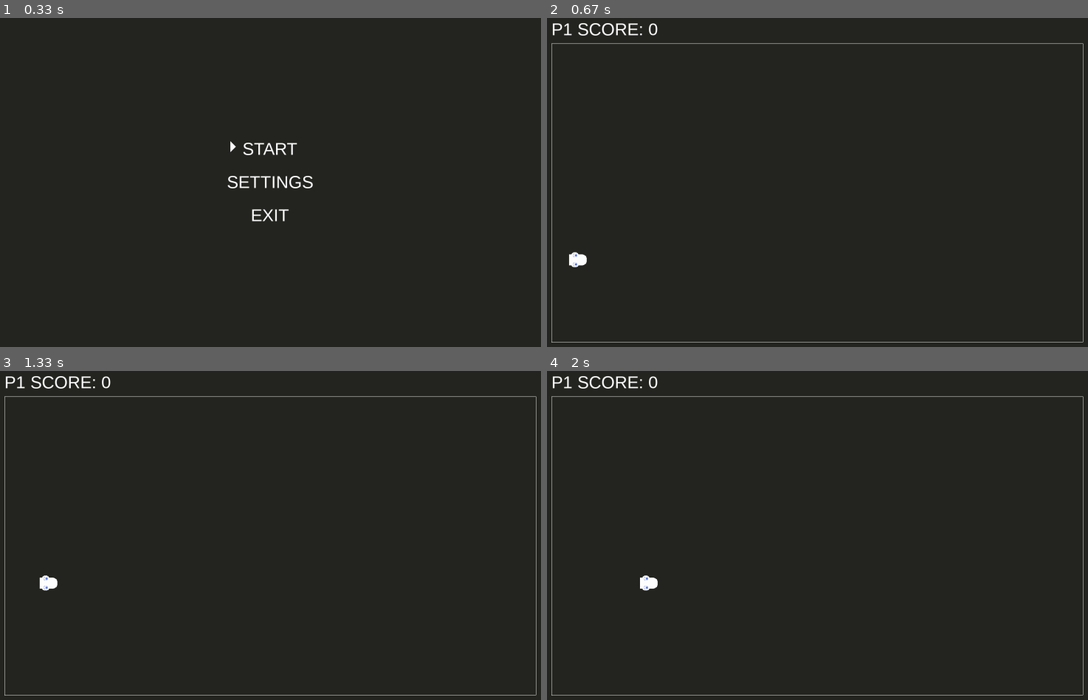
Above: before the commit, frames 1-4 (two rows, left to right).
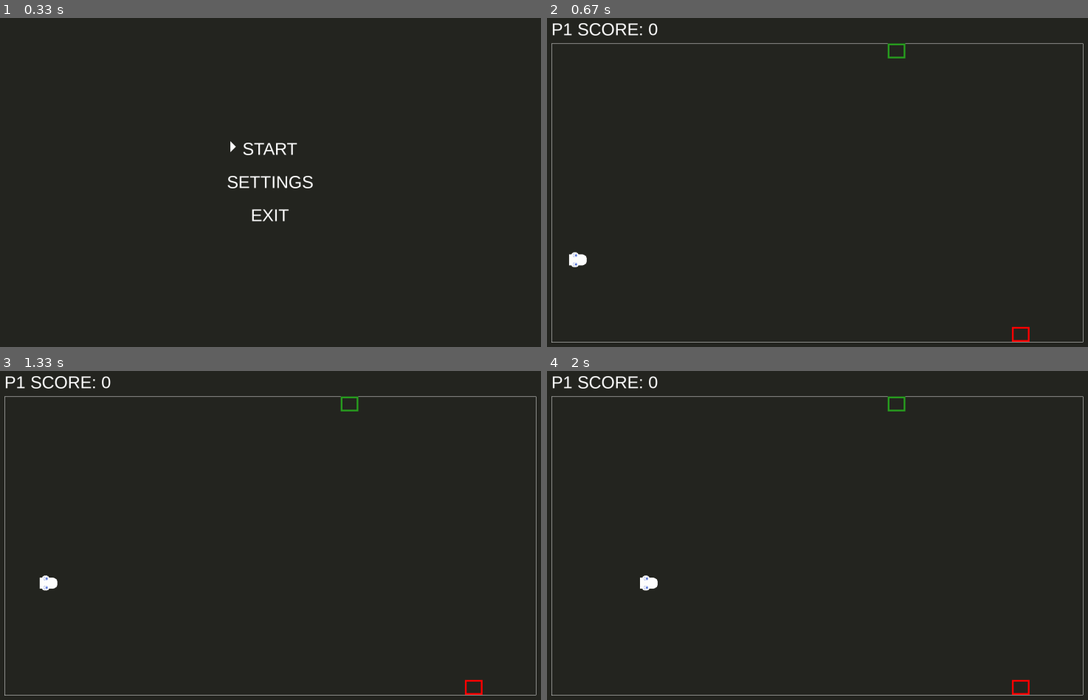
Above: after the commit, the same moments.

Repository: jorenchik/snake-pygame
Game: pygame game, started from index.py
Two runs of this game, one before a commit and one after it. Both use one fixed random seed, a clock stepped at 60 frames per second and the inputs below.
Inputs:
- Up to frame 1 (0.33 s): no input
- Up to frame 2 (0.67 s): tap Enter at 0.33 s
- Up to frame 3 (1.33 s): hold Up 0.67-1.13 s; hold Right from 1.17 s (still down)
- Up to frame 4 (2 s): release Right at 1.63 s

Frame 1 is identical in both runs. In frame 2, 0.2% of the frame differs, in the area x 62-90%, y 7-99%; in frame 3, 0.2%; in frame 4, 0.2%.

Commit message:
Update cycle refactoring fixed

Diff:
--- a/index.py
+++ b/index.py
@@ -114,7 +114,6 @@
         pg.draw.rect(game.screen, wallColor,game.bottomBorder)
         pg.draw.rect(game.screen, wallColor,game.leftBorder)
         pg.draw.rect(game.screen, wallColor,game.rightBorder)
-
         # Draws the rects if visible
         rects = game.playfield.rects
         if drawPlayfieldRects:
@@ -126,7 +125,12 @@
             for part in game.snakeParts:
                 pg.draw.rect(game.screen, part.color,part, 5)
                 # game.screen.blit(part.sprite, (part.rect.x, part.rect.y))
-
+        # Draws foods
+        for food in game.foods:
+            if food.type == 'food':
+                pg.draw.rect(game.screen, foodColor, food.rect, 5)
+            if food.type == 'poison':
+                pg.draw.rect(game.screen, poisonousFoodColor, food.rect, 5)
         game.update()
 
 # Game restart/quit screen
